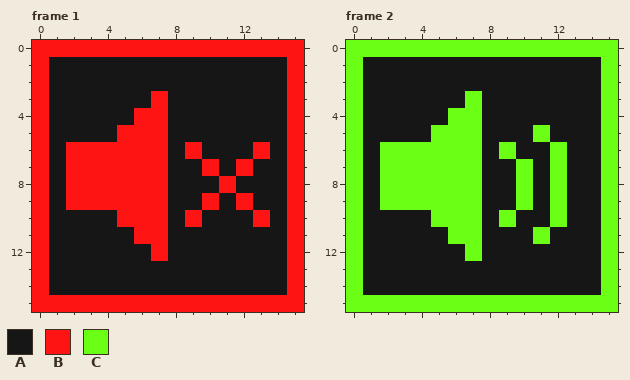
Edited in one commit: pixel-art file (Frontend/retro-game/src/assets/images/MuteIcon.aseprite). That is the earlier state.
16x16 pixels, 2 frames. Shown: frame 1, frame 2.
Palette (. is transparent): A #161616  B #ff1414  C #6aff14
And afterwards:
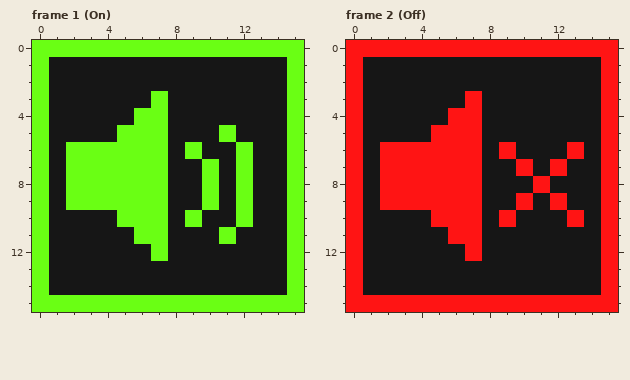
Diff:
{"colour":"B","old":"#ff1414","new":"#6aff14"}
{"colour":"C","old":"#6aff14","new":"#ff1414"}
{"where": "frame 1 (On)"}
{"frame":1,"y":5,"x":11,"old":"A","new":"B"}
{"frame":1,"y":6,"x":12,"old":"AB","new":"BA"}
{"frame":1,"y":8,"x":10,"old":"ABA","new":"BAB"}
{"frame":1,"y":10,"x":12,"old":"AB","new":"BA"}
{"frame":1,"y":11,"x":11,"old":"A","new":"B"}
{"where": "frame 2 (Off)"}
{"frame":2,"y":5,"x":11,"old":"C","new":"A"}
{"frame":2,"y":6,"x":12,"old":"CA","new":"AC"}
{"frame":2,"y":8,"x":10,"old":"CAC","new":"ACA"}
{"frame":2,"y":10,"x":12,"old":"CA","new":"AC"}
{"frame":2,"y":11,"x":11,"old":"C","new":"A"}
{"label":"changed","picture_box":[32,40,304,312]}
{"label":"changed","picture_box":[346,40,618,312]}
